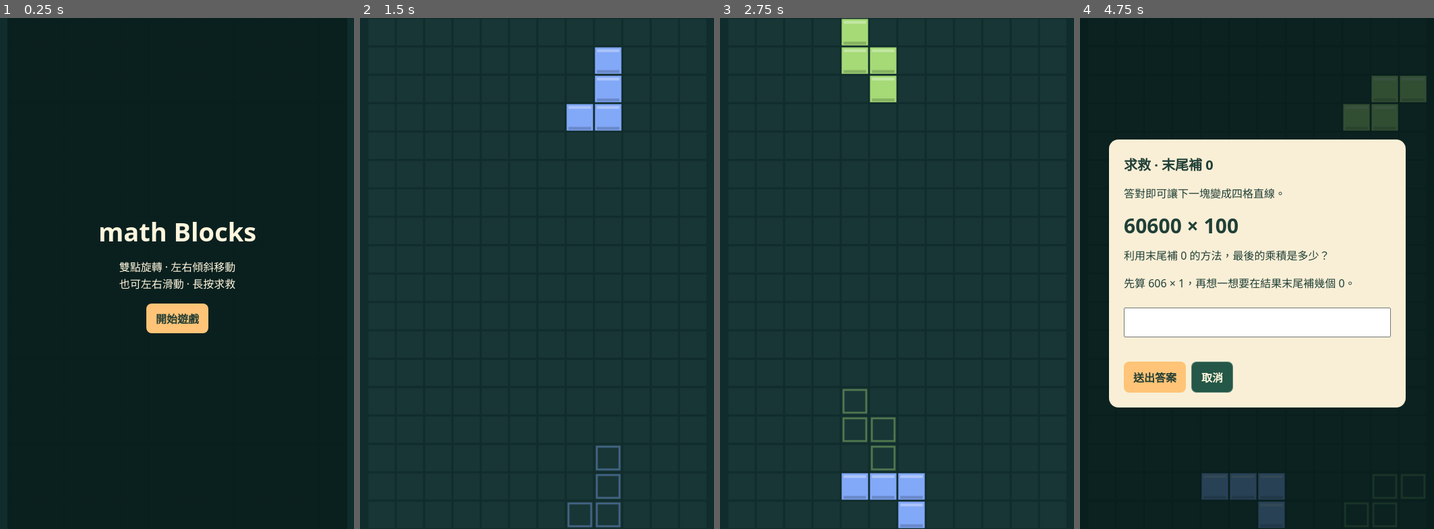
Above: before the commit, frames 1-4 (left to right).
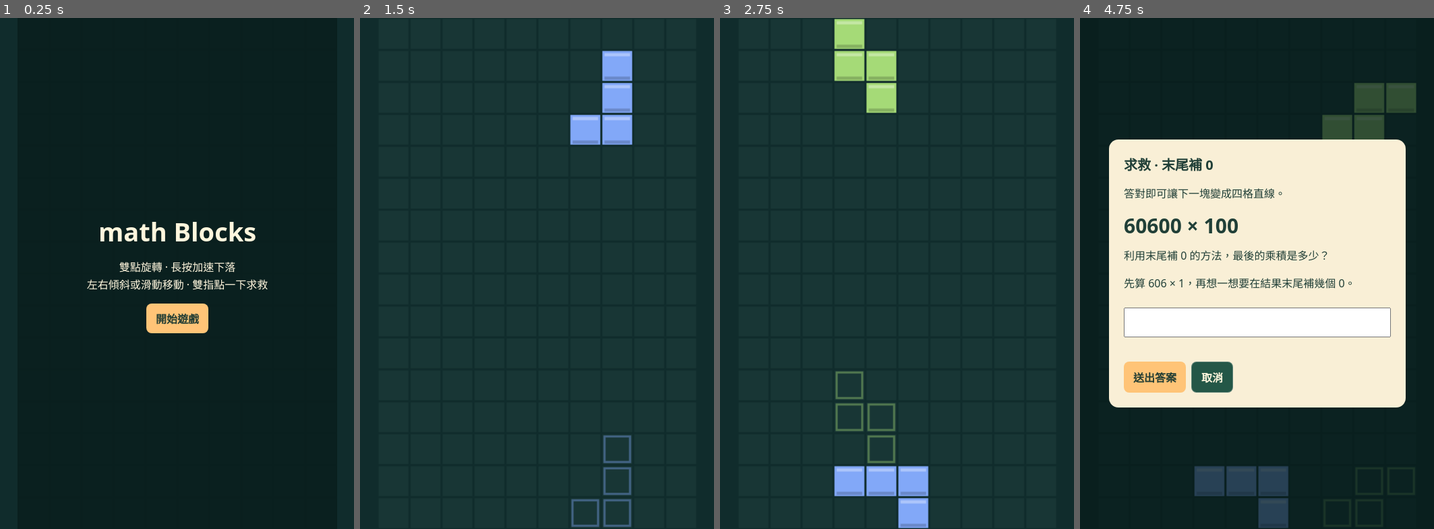
Above: after the commit, the same moments.

Repository: panpancow-afk/math-games
Game: browser game, page math-blocks.html
Same seed, same stepped clock (60 frames per second), same inputs: the game is played once before the commit and once after it.
Inputs (mouse positions are in pixels of both pictures, inside the frame that each line leads up to; where the layout moved, square brackets give the same spot in the first picture):
- Up to frame 1 (0.25 s): no input
- Up to frame 2 (1.5 s): click "開始遊戲" at 0.27 s; hold Right from 1.03 s (still down); click (537, 324) at 1.07 s; tap Z at 1.1 s
- Up to frame 3 (2.75 s): release Right at 1.53 s; hold Down 1.58-1.85 s; tap Z at 1.6, 2.1, 2.6 s; click (833, 222) [829, 222] at 1.67 s; hold Left 1.9-2.47 s; click (960, 196) [964, 196] at 2.27 s; tap Space at 2.52 s; hold Up from 2.52 s (still down)
- Up to frame 4 (4.75 s): release Up at 2.82 s; click (1303, 375) [1306, 375] at 2.87 s; hold Right 2.87-3.53 s; tap Z every 0.5 s from 3.1 to 4.6 s; click (1175, 401) [1172, 401] at 3.47 s; tap P at 3.52 s; hold Up 3.58-3.82 s; hold Left 3.87-4.3 s; click (1257, 171) at 4.07 s; hold Down 4.35-4.68 s; click "繼續遊戲" at 4.52 s; tap H at 4.52 s; click (1352, 299) [1359, 299] at 4.67 s; hold Right from 4.73 s (still down)

The runs differ from the first frame. In frame 1, 0.8% of the frame differs, in the area x 24-76%, y 47-54%; in frame 2, 2.8%; in frame 3, 3.3%, in the area x 32-60%, y 0-100%; in frame 4, 2.2%.

Commit message:
Use 10 by 16 board and hold to accelerate

Diff:
--- a/math-blocks.html
+++ b/math-blocks.html
@@ -3,12 +3,12 @@
 <meta charset="utf-8">
 <meta name="viewport" content="width=device-width, initial-scale=1">
 <title>math Blocks</title>
-<meta name="description" content="在 12 欄 × 18 列的棋盤上旋轉七種四格方塊，填滿整列得分。">
+<meta name="description" content="在 10 欄 × 16 列的棋盤上旋轉七種四格方塊，填滿整列得分。">
 <style>
 *{box-sizing:border-box}
 body{margin:0;background:#102c2c;color:#fff6dd;font-family:system-ui,sans-serif}
 main{height:100vh;height:100dvh;display:grid;place-items:center;overflow:hidden}
-.well{position:relative;width:min(100vw,66.6667vh);width:min(100vw,66.6667dvh);aspect-ratio:2/3}
+.well{position:relative;width:min(100vw,62.5vh);width:min(100vw,62.5dvh);aspect-ratio:5/8}
 canvas{display:block;width:100%;height:100%;touch-action:none;user-select:none;-webkit-touch-callout:none}
 .overlay{position:absolute;inset:0;display:grid;align-content:center;justify-items:center;text-align:center;gap:15px;background:#091e1de8;padding:20px}
 .overlay[hidden]{display:none}.overlay strong{font-size:clamp(22px,5vw,38px)}.overlay p{margin:0;line-height:1.6}
@@ -22,8 +22,8 @@
 </style>
 <main>
 <section class="well" aria-label="遊戲區">
-<canvas id="board" width="360" height="540" tabindex="0" aria-label="12 欄、18 列棋盤。雙點旋轉，左右傾斜移動，長按求救。也可使用方向鍵，按 H 求救。"></canvas>
-<div class="overlay" id="overlay"><strong id="status" role="status">math Blocks</strong><p id="guide">雙點旋轉 · 左右傾斜移動<br>也可左右滑動 · 長按求救</p><button class="accent" id="play">開始遊戲</button></div>
+<canvas id="board" width="300" height="480" tabindex="0" aria-label="10 欄、16 列棋盤。單指雙點旋轉，左右傾斜或滑動移動，長按加速下落，雙指點一下求救。也可使用方向鍵，按 H 求救。"></canvas>
+<div class="overlay" id="overlay"><strong id="status" role="status">math Blocks</strong><p id="guide">雙點旋轉 · 長按加速下落<br>左右傾斜或滑動移動 · 雙指點一下求救</p><button class="accent" id="play">開始遊戲</button></div>
 </section>
 </main>
 <dialog id="quiz" aria-labelledby="quiz-title"><form id="quiz-form">
@@ -38,7 +38,7 @@
 </form></dialog>
 <script>
 "use strict";
-const WIDTH = 12, HEIGHT = 18, TILE = 30;
+const WIDTH = 10, HEIGHT = 16, TILE = 30;
 const shapes = {
   I: ["....","IIII","....","...."], O: ["OO","OO"],
   T: [".T.","TTT","..."], S: [".SS","SS.","..."],
@@ -149,6 +149,8 @@
 }
 function action(name) {
   if (name === "pause" && (mode === "playing" || mode === "paused")) {
+    clearGesture();
+    lastTap = undefined;
     resetTilt();
     setMode(mode === "playing" ? "paused" : "playing");
   } else if (mode === "playing") {
@@ -191,7 +193,7 @@
 }
 function render() {
   ctx.fillStyle = "#102c2c";
-  ctx.fillRect(0,0,360,540);
+  ctx.fillRect(0,0,WIDTH*TILE,HEIGHT*TILE);
   for (let y=0;y<HEIGHT;y++) for (let x=0;x<WIDTH;x++) {
     const type = board[y][x];
     if (type) tile(ctx,x*TILE,y*TILE,TILE,type);
@@ -248,6 +250,8 @@
 }
 function openQuiz() {
   if (mode !== "playing" || rescueQueued || quiz.open) return;
+  clearGesture();
+  lastTap = undefined;
   const question = makeQuestion();
   quizAnswer = question.answer;
   get("quiz-title").textContent = "求救 · " + question.type;
@@ -311,27 +315,33 @@
 }
 let gesture, lastTap;
 function clearGesture() {
-  if (gesture) clearTimeout(gesture.timer);
+  if (gesture?.accelerating) elapsed = 0;
   gesture = undefined;
 }
 surface.addEventListener("pointerdown", event => {
-  if (!event.isPrimary || event.button !== 0 || mode !== "playing" || quiz.open) return;
+  if (event.button !== 0 || mode !== "playing" || quiz.open) return;
+  if (!event.isPrimary) {
+    if (event.pointerType === "touch" && gesture?.pointerType === "touch" &&
+        !gesture.dragged && !gesture.accelerating && performance.now() - gesture.started < 300) {
+      clearGesture();
+      lastTap = undefined;
+      openQuiz();
+    }
+    return;
+  }
   clearGesture();
   surface.setPointerCapture(event.pointerId);
-  gesture = {id:event.pointerId, x:event.clientX, y:event.clientY, anchor:event.clientX};
-  gesture.timer = setTimeout(() => {
-    if (!gesture || gesture.dragged) return;
-    clearGesture();
-    lastTap = undefined;
-    openQuiz();
-  }, 600);
+  gesture = {
+    id:event.pointerId, pointerType:event.pointerType, started:performance.now(),
+    x:event.clientX, y:event.clientY, anchor:event.clientX
+  };
 });
 surface.addEventListener("pointermove", event => {
   if (!gesture || gesture.id !== event.pointerId) return;
   const step = Math.max(15, surface.clientWidth / WIDTH);
   if (Math.hypot(event.clientX - gesture.x, event.clientY - gesture.y) > 10) {
     gesture.dragged = true;
-    clearTimeout(gesture.timer);
+
     lastTap = undefined;
   }
   const shift = Math.trunc((event.clientX - gesture.anchor) / step);
@@ -342,7 +352,7 @@
 });
 surface.addEventListener("pointerup", event => {
   if (!gesture || gesture.id !== event.pointerId) return;
-  const dragged = gesture.dragged;
+  const dragged = gesture.dragged || gesture.accelerating || performance.now() - gesture.started >= 300;
   clearGesture();
   if (dragged) return;
   const now = performance.now();
@@ -352,7 +362,14 @@
     lastTap = undefined;
   } else lastTap = {time:now, x:event.clientX, y:event.clientY};
 });
-surface.addEventListener("pointercancel", clearGesture);
+function cancelPointer(event) {
+  if (gesture?.id === event.pointerId) {
+    clearGesture();
+    lastTap = undefined;
+  }
+}
+surface.addEventListener("pointercancel", cancelPointer);
+surface.addEventListener("lostpointercapture", cancelPointer);
 surface.addEventListener("contextmenu", event => event.preventDefault());
 get("play").onclick = () => {
   enableTilt();
@@ -363,18 +380,28 @@
 };
 quiz.addEventListener("close", resetTilt);
 document.addEventListener("visibilitychange", () => {
-  if (document.hidden && mode === "playing") action("pause");
+  if (document.hidden) {
+    clearGesture();
+    lastTap = undefined;
+    if (mode === "playing") action("pause");
+  }
 });
 function frame(time) {
   const delta = Math.min(time - (previous ?? time),100);
   previous = time;
   if (mode === "playing" && !quiz.open) {
-    if (!gesture && Math.abs(tiltDelta) >= .12 && time >= nextTiltMove) {
+    if (gesture && !gesture.dragged && !gesture.accelerating && time - gesture.started >= 300) {
+      gesture.accelerating = true;
+      lastTap = undefined;
+      elapsed = 0;
+    }
+    if ((!gesture || gesture.accelerating) && Math.abs(tiltDelta) >= .12 && time >= nextTiltMove) {
       action(tiltDelta < 0 ? "left" : "right");
       nextTiltMove = time + (Math.abs(tiltDelta) > .27 ? 90 : 170);
     }
     elapsed += delta;
-    if (elapsed >= Math.max(95,800 * .82**(level-1))) {
+    const interval = gesture?.accelerating ? 55 : Math.max(95,800 * .82**(level-1));
+    if (elapsed >= interval) {
       elapsed = 0;
       if (!move(0,1)) lock();
       render();
